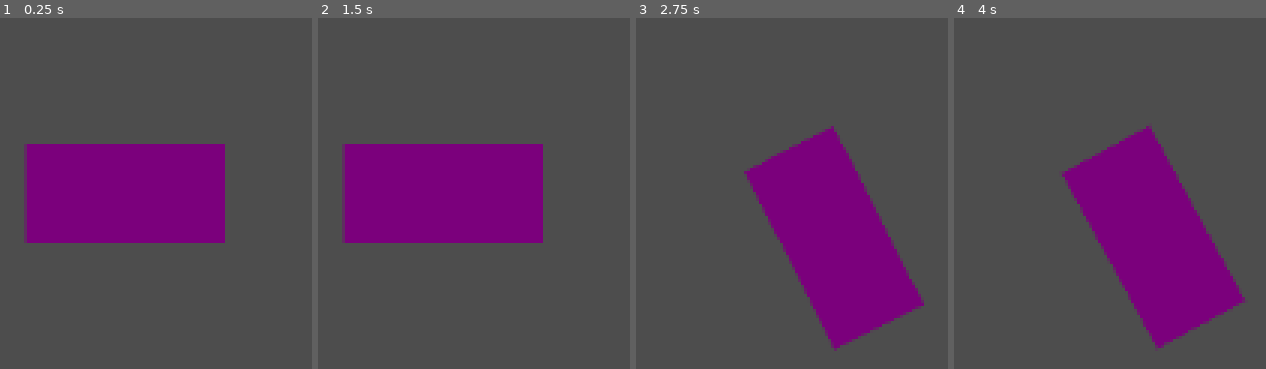
Above: before the commit, frames 1-4 (left to right).
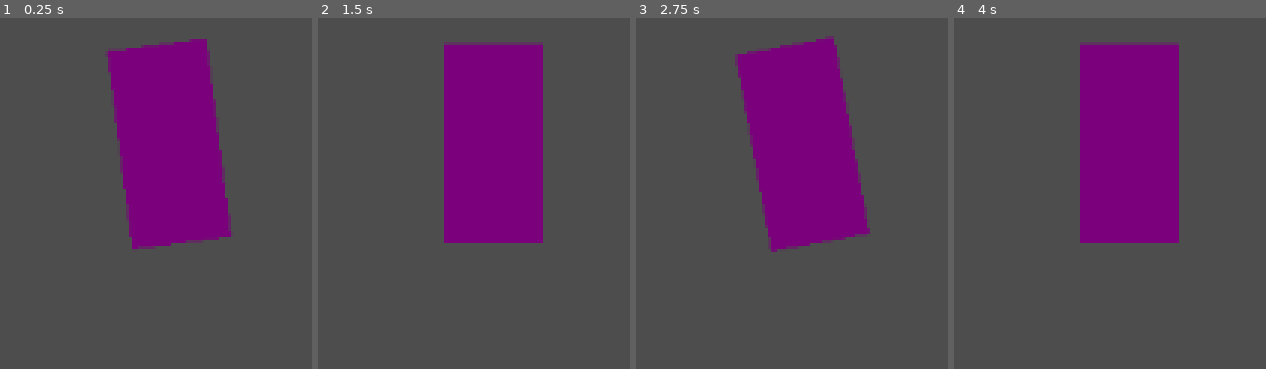
Above: after the commit, the same moments.

Repository: loonek/CarAI
Game: Godot game, scene res://car.tscn
The game is run twice, just before and just after one commit, with the same random seed, the same clock (stepped at 60 frames per second) and the same inputs. This scene is started directly instead of the project's main scene.
Inputs (mouse positions are in pixels of both pictures, inside the frame that each line leads up to):
- Up to frame 1 (0.25 s): no input
- Up to frame 2 (1.5 s): move the mouse to (outside the picture) at 0.52 s; hold W (accelerate) 0.53-1.25 s; click (outside the picture) at 0.67 s; tap Enter at 1.25 s; drag from (outside the picture) to (outside the picture) at 1.27 s
- Up to frame 3 (2.75 s): tap Space at 2 s; move the mouse to (outside the picture) at 2.02 s; hold A (steer_left) from 2.03 s (still down)
- Up to frame 4 (4 s): release A (steer_left) at 2.75 s; drag from (1250, 193) to (outside the picture) at 2.77 s; tap Enter at 3.5 s; move the mouse to (outside the picture) at 3.52 s; hold S (brake) from 3.53 s (still down)

The runs differ from the first frame. In frame 1, 19% of the frame differs, in the area x 7-75%, y 5-66%; in frame 2, 18%; in frame 3, 20%; in frame 4, 20%, in the area x 34-94%, y 6-95%.

Commit message:
oczoplas

Diff:
--- a/car.tscn
+++ b/car.tscn
@@ -25,4 +25,7 @@
 
 [node name="Camera2D" type="Camera2D" parent="." unique_id=996000431]
 position = Vector2(-16, 1.3987644e-06)
+rotation = 1.5707964
+ignore_rotation = false
 zoom = Vector2(1.5, 1.5)
+rotation_smoothing_enabled = true
--- a/track_builder.tscn
+++ b/track_builder.tscn
@@ -80,7 +80,7 @@
 theme_override_styles/normal = SubResource("StyleBoxFlat_5ubph")
 theme_override_styles/pressed = SubResource("StyleBoxFlat_kl48d")
 theme_override_styles/hover = SubResource("StyleBoxFlat_k10l3")
-text = "Paint Circuit"
+text = "Cricuit Creation"
 icon_alignment = 1
 vertical_icon_alignment = 2
 
